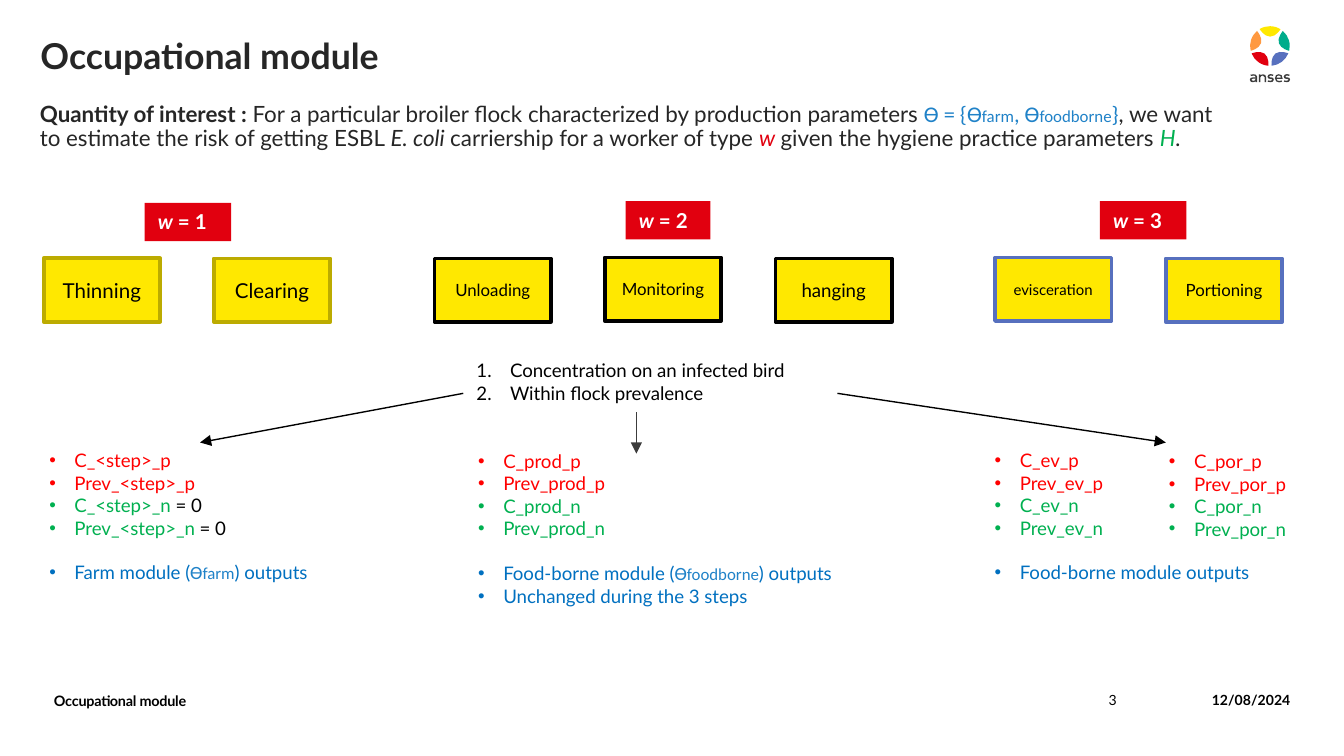
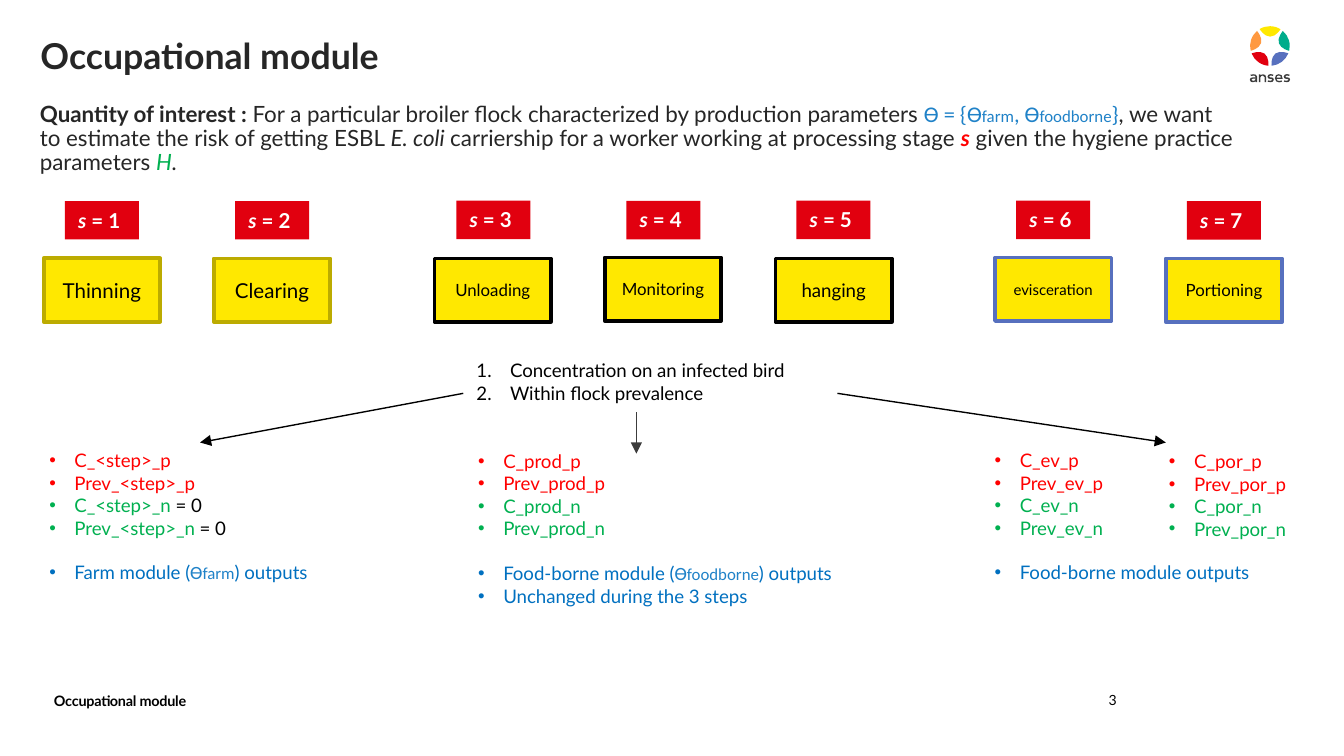
Before and after one commit to ENVIRE-JPIAMR/occupational-module, a slide deck: slide 3 of docs/draft.pptx. Drawn at 1344x756 pixels with LibreOffice and Linux fonts; fonts in the diff are those of the drawing. Boxes give left, top, right and bottom in pixels: in the first picture for what was removed or moved away, otherwise in the second. Text is boxed around its words. In the diff, an @@ line names an element or a change of style, - is before the commit and + after.

```diff
--- a/docs/draft.pptx
+++ b/docs/draft.pptx
@@ text at (x1=40, y1=105, x2=1232, y2=174): text changed @@
-Quantity of interest : For a particular broiler flock characterized by production parameters Ɵ = {Ɵfarm, Ɵfoodborne}, we want to estimate the risk of getting ESBL E. coli carriership for a worker of type w given the hygiene practice parameters H.
+Quantity of interest : For a particular broiler flock characterized by production parameters Ɵ = {Ɵfarm, Ɵfoodborne}, we want to estimate the risk of getting ESBL E. coli carriership for a worker working at processing stage s given the hygiene practice parameters H.
@@ rectangle "s = 1" resized from (x1=145, y1=203, x2=231, y2=242) to (x1=65, y1=202, x2=138, y2=241) @@
@@ group added at (x1=235, y1=200, x2=1261, y2=241): 6 rectangles @@
+s = 2
+s = 7
+s = 6
+s = 5
+s = 4
+s = 3
@@ rectangle removed at (x1=625, y1=202, x2=710, y2=241) @@
-w = 2
@@ rectangle removed at (x1=1099, y1=202, x2=1185, y2=241) @@
-w = 3
@@ text in rectangle at (x1=78, y1=213, x2=120, y2=228): text changed @@
-w = 1
+s = 1
@@ text removed at (x1=1212, y1=694, x2=1291, y2=706) @@
-12/08/2024
```
Also in this commit, not shown: 6 other slides changed, 4 slides added, 1 other file.
